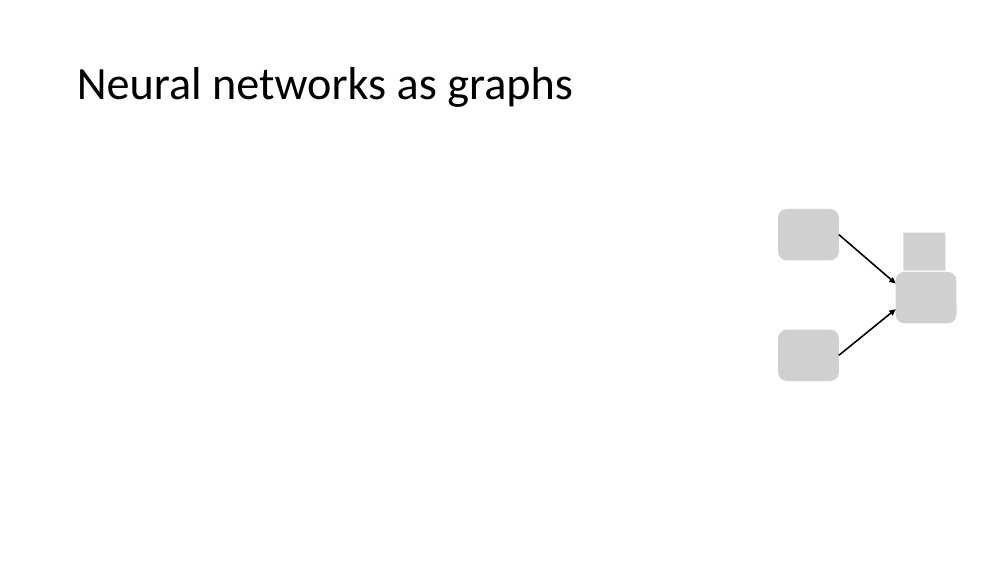
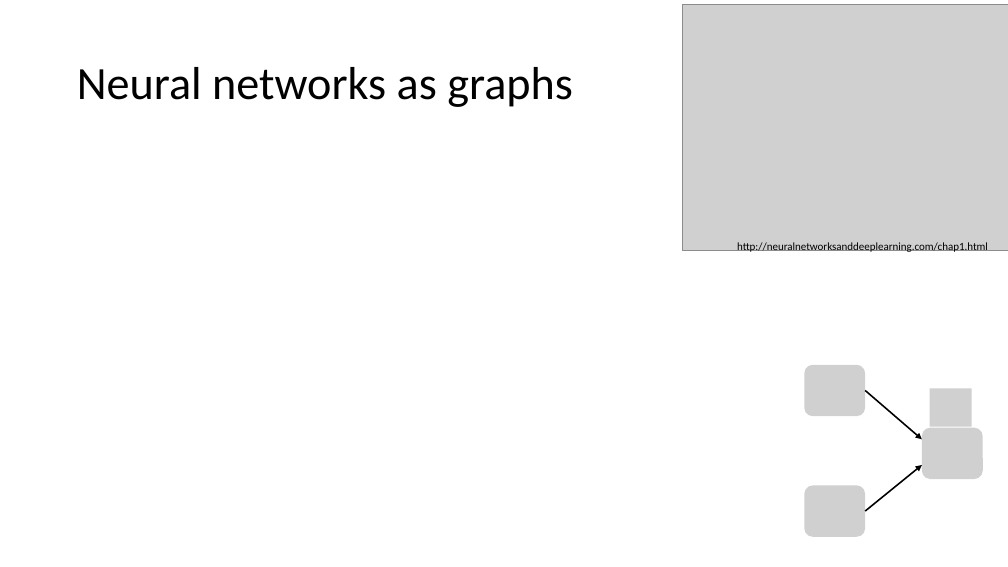
Before and after one commit to sayanmitracode/cpsbooksite, a slide deck: slide 4 of Slides/reluplex21.pptx (slide 2 before the commit). Drawn at 1008x567 pixels with LibreOffice and Linux fonts; fonts in the diff are those of the drawing; grey boxes stand for pictures. Boxes give left, top, right and bottom in pixels: in the first picture for what was removed or moved away, otherwise in the second. Text is boxed around its words. In the diff, an @@ line names an element or a change of style, - is before the commit and + after.

```diff
--- a/Slides/reluplex21.pptx
+++ b/Slides/reluplex21.pptx
@@ picture added at (682, 5, 1008, 250) @@
@@ picture removed at (778, 209, 839, 260) @@
@@ picture removed at (904, 233, 946, 271) @@
@@ text added at (737, 242, 988, 253), 10.5 pt, text #000000 @@
+http://neuralnetworksanddeeplearning.com/chap1.html
@@ picture removed at (896, 272, 957, 324) @@
@@ picture removed at (778, 330, 839, 381) @@
@@ picture added at (805, 364, 866, 416) @@
@@ picture added at (930, 389, 972, 426) @@
@@ arrow moved from (839, 234) - (896, 284) to (865, 390) - (922, 439) @@
@@ picture added at (922, 428, 983, 479) @@
@@ arrow moved from (839, 355) - (896, 309) to (865, 511) - (922, 465) @@
@@ picture added at (805, 485, 866, 537) @@
```
Also in this commit, not shown: 2 other slides changed, 13 slides added, 1 slide removed, 2 other files.
